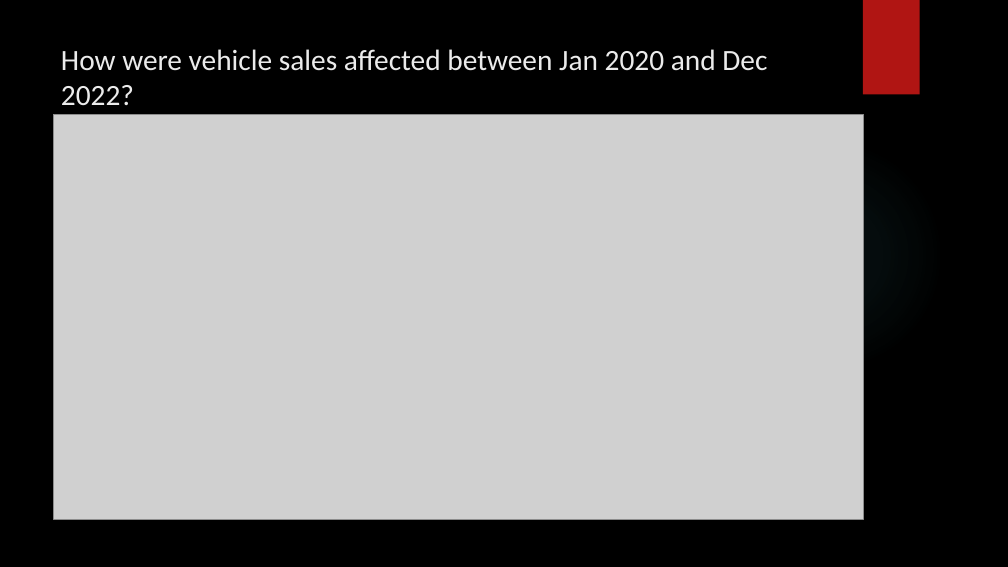
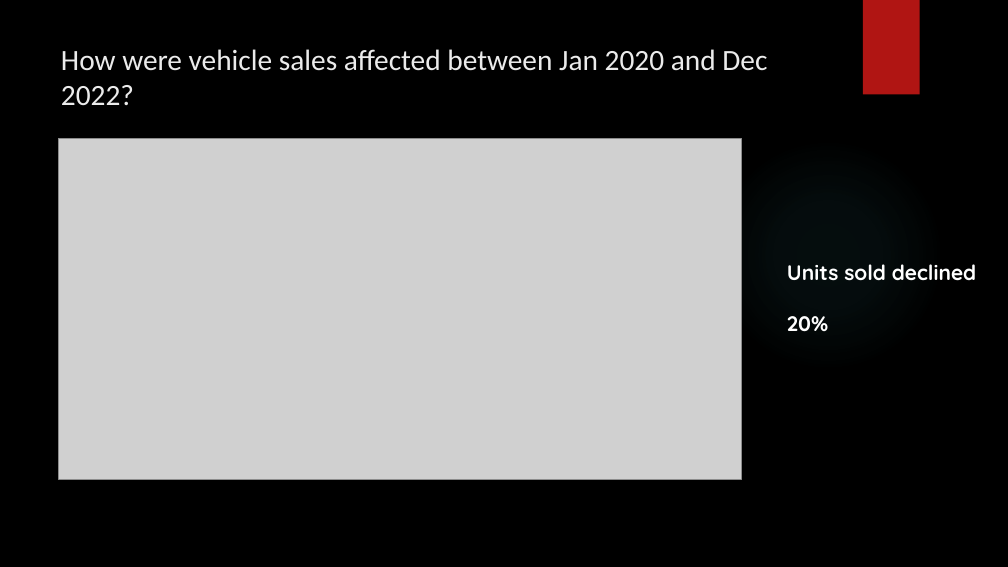
Before and after one commit to T800-101A/Impact_Vehicule_COVID-19, a slide deck: slide 2 of Project 1 Presentation .pptx. Drawn at 1008x567 pixels with LibreOffice and Linux fonts; fonts in the diff are those of the drawing; grey boxes stand for pictures; background and template pictures are left out. Boxes give left, top, right and bottom in pixels: in the first picture for what was removed or moved away, otherwise in the second. Text is boxed around its words. In the diff, an @@ line names an element or a change of style, - is before the commit and + after.

```diff
--- a/Project 1 Presentation .pptx
+++ b/Project 1 Presentation .pptx
@@ picture resized from (x1=54, y1=114, x2=864, y2=520) to (x1=59, y1=138, x2=742, y2=479) @@
@@ text added at (x1=787, y1=264, x2=977, y2=332), 20 pt, text #FFFFFF, bold @@
+Units sold declined 20%
```
Also in this commit, not shown: 2 other slides changed.
